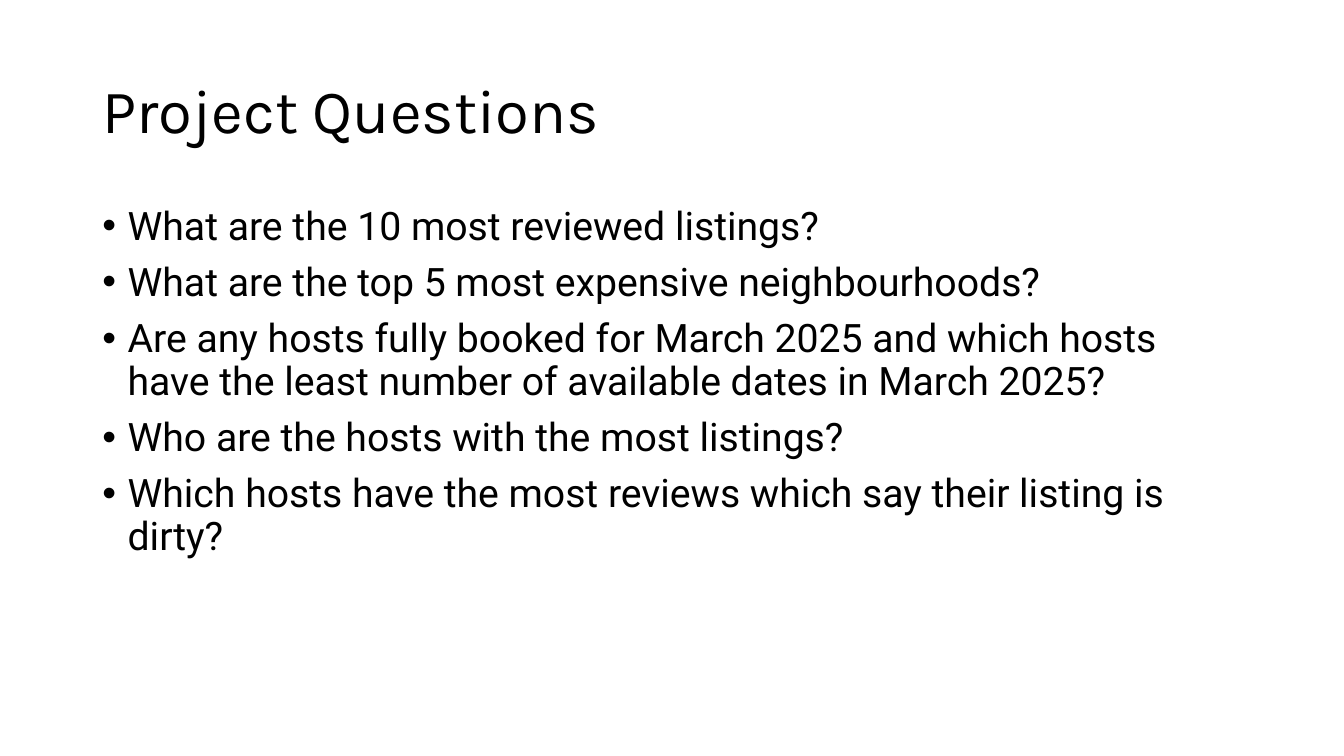
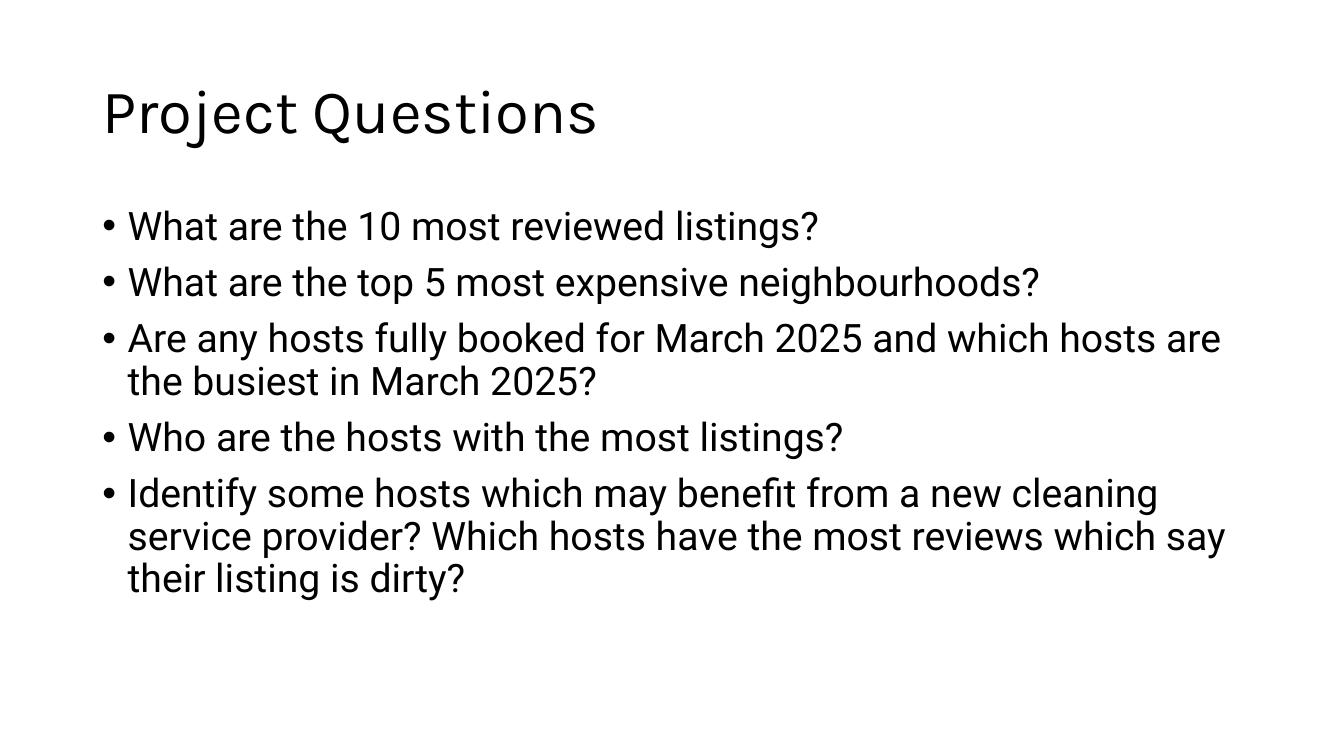
Before and after one commit to Ebe2024/AirBnB_SQL_Project, a slide deck: slide 2 of AirBnb SQL Project.pptx. Drawn at 1344x756 pixels with LibreOffice and Linux fonts; fonts in the diff are those of the drawing. Boxes give left, top, right and bottom in pixels: in the first picture for what was removed or moved away, otherwise in the second. Text is boxed around its words. In the diff, an @@ line names an element or a change of style, - is before the commit and + after.

```diff
--- a/AirBnb SQL Project.pptx
+++ b/AirBnb SQL Project.pptx
@@ text at [128,322,1221,396]: text changed @@
-• Are any hosts fully booked for March 2025 and which hosts have the least number of available dates in March 2025?
+• Are any hosts fully booked for March 2025 and which hosts are the busiest in March 2025?
@@ text at [128,477,1226,601]: text changed @@
-• Which hosts have the most reviews which say their listing is dirty?
+• Identify some hosts which may benefit from a new cleaning service provider? Which hosts have the most reviews which say their listing is dirty?
```
Also in this commit, not shown: 3 other slides changed.
